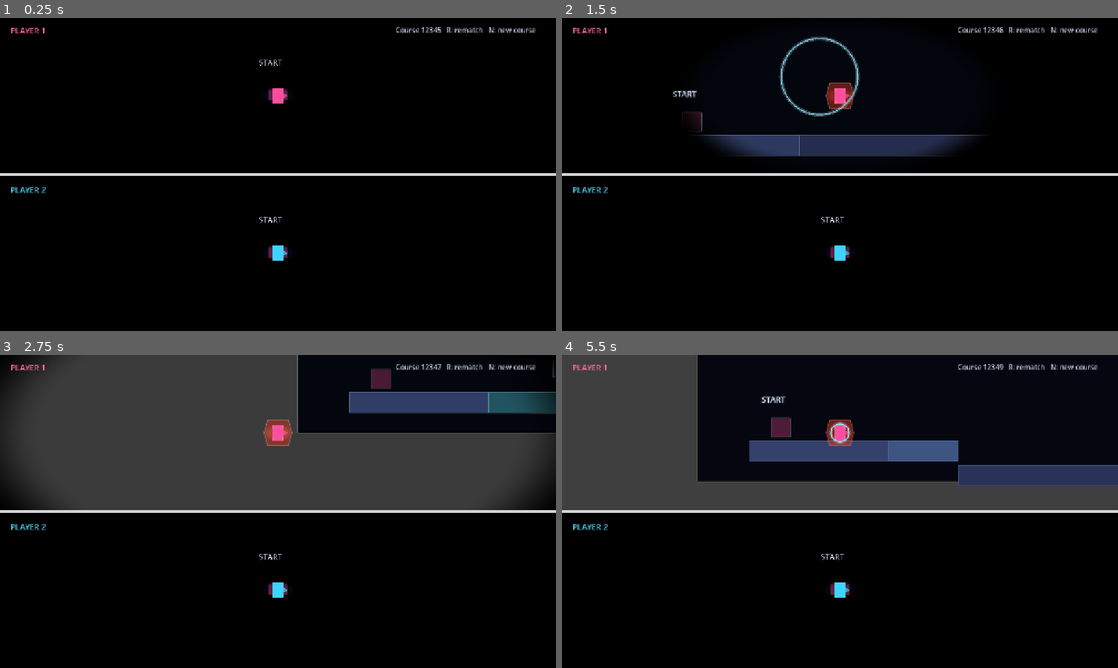
Above: before the commit, frames 1-4 (two rows, left to right).
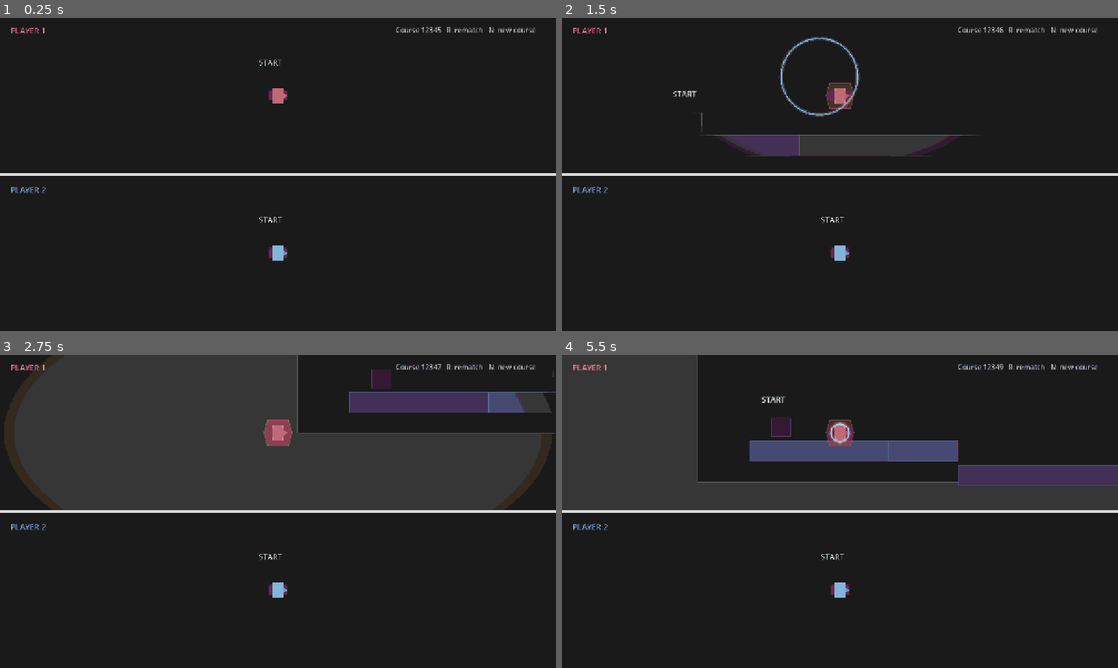
Above: after the commit, the same moments.

Repository: ketr4x/Haven
Game: Godot game, scene res://scenes/game/race.tscn
The game is run twice, just before and just after one commit, with the same random seed, the same clock (stepped at 60 frames per second) and the same inputs.
Inputs:
- Up to frame 1 (0.25 s): no input
- Up to frame 2 (1.5 s): tap Enter at 0.5 s; hold N (new_seed) 0.53-1.28 s; hold D (p1_right) from 0.53 s (still down); tap W (p1_jump) at 0.77 s; tap S (p1_shout) at 1.35 s
- Up to frame 3 (2.75 s): tap W (p1_jump) at 1.52 s; release D (p1_right) at 2.03 s; hold A (p1_left) from 2.03 s (still down); hold N (new_seed) from 2.03 s (still down)
- Up to frame 4 (5.5 s): release A (p1_left) at 2.78 s; release N (new_seed) at 2.78 s; hold D (p1_right) 2.78-4.28 s; tap S (p1_shout) at 2.85, 4.35 s; tap W (p1_jump) at 3.02, 3.77, 4.52 s; hold N (new_seed) 3.53-4.28 s; hold A (p1_left) 4.28-5.03 s; hold D (p1_right) from 5.03 s (still down); hold N (new_seed) from 5.03 s (still down)

The runs differ from the first frame. In frame 1, 98% of the frame differs, in the area x 0-100%, y 0-100%; in frame 2, 77%; in frame 3, 51%; in frame 4, 52%.

Commit message:
Quantize race colors to Luap-40

Diff:
--- /dev/null
+++ b/assets/shaders/luap_40_post_process.gdshader
@@ -0,0 +1,27 @@
+shader_type canvas_item;
+render_mode unshaded, blend_disabled;
+
+uniform sampler2D screen_texture : hint_screen_texture, repeat_disable, filter_nearest;
+uniform sampler2D palette_texture : source_color, repeat_disable, filter_nearest;
+
+const int PALETTE_SIZE = 40;
+
+void fragment() {
+	vec4 source = texture(screen_texture, SCREEN_UV);
+	vec3 nearest_color = texture(palette_texture, vec2(0.5 / float(PALETTE_SIZE), 0.5)).rgb;
+	vec3 difference = source.rgb - nearest_color;
+	float nearest_distance = dot(difference, difference);
+
+	for (int index = 1; index < PALETTE_SIZE; index++) {
+		vec2 palette_uv = vec2((float(index) + 0.5) / float(PALETTE_SIZE), 0.5);
+		vec3 candidate = texture(palette_texture, palette_uv).rgb;
+		difference = source.rgb - candidate;
+		float candidate_distance = dot(difference, difference);
+		if (candidate_distance < nearest_distance) {
+			nearest_color = candidate;
+			nearest_distance = candidate_distance;
+		}
+	}
+
+	COLOR = vec4(nearest_color, source.a);
+}
--- /dev/null
+++ b/scenes/effects/luap_40_post_process.tscn
@@ -0,0 +1,20 @@
+[gd_scene load_steps=4 format=3]
+
+[ext_resource type="Shader" path="res://assets/shaders/luap_40_post_process.gdshader" id="1_shader"]
+[ext_resource type="Texture2D" path="res://assets/palettes/luap_40.png" id="2_palette"]
+
+[sub_resource type="ShaderMaterial" id="ShaderMaterial_palette"]
+shader = ExtResource("1_shader")
+shader_parameter/palette_texture = ExtResource("2_palette")
+
+[node name="Luap40PostProcess" type="CanvasLayer"]
+layer = 100
+
+[node name="PaletteQuantizer" type="ColorRect" parent="."]
+material = SubResource("ShaderMaterial_palette")
+anchors_preset = 15
+anchor_right = 1.0
+anchor_bottom = 1.0
+grow_horizontal = 2
+grow_vertical = 2
+mouse_filter = 2
--- a/scenes/game/race.tscn
+++ b/scenes/game/race.tscn
@@ -1,7 +1,8 @@
-[gd_scene load_steps=3 format=3]
+[gd_scene load_steps=4 format=3]
 
 [ext_resource type="Script" path="res://scripts/game/race.gd" id="1_race"]
 [ext_resource type="PackedScene" path="res://scenes/game/player_world.tscn" id="2_player_world"]
+[ext_resource type="PackedScene" path="res://scenes/effects/luap_40_post_process.tscn" id="3_palette_post_process"]
 
 [node name="Race" type="Control"]
 layout_mode = 3
@@ -124,3 +125,5 @@
 theme_override_colors/font_color = Color(1, 0.78, 0.3, 1)
 theme_override_font_sizes/font_size = 24
 horizontal_alignment = 1
+
+[node name="Luap40PostProcess" parent="." instance=ExtResource("3_palette_post_process")]
Binary file added: assets/art/pierwszy_usmazony.png
Binary file added: assets/palettes/luap_40.png
Not shown, added: assets/shaders/luap_40_post_process.gdshader.uid
Not shown, changed: AGENTS.md
